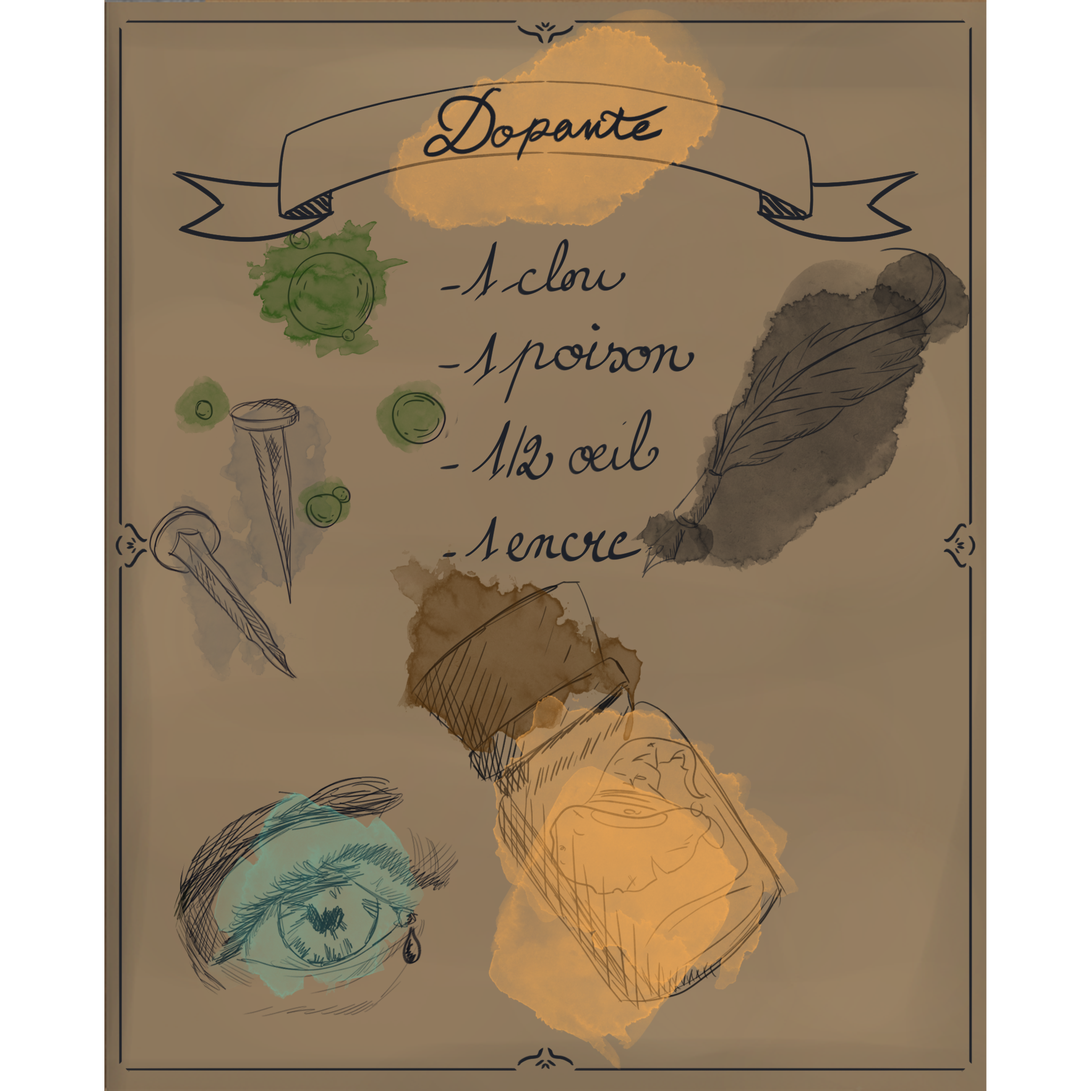
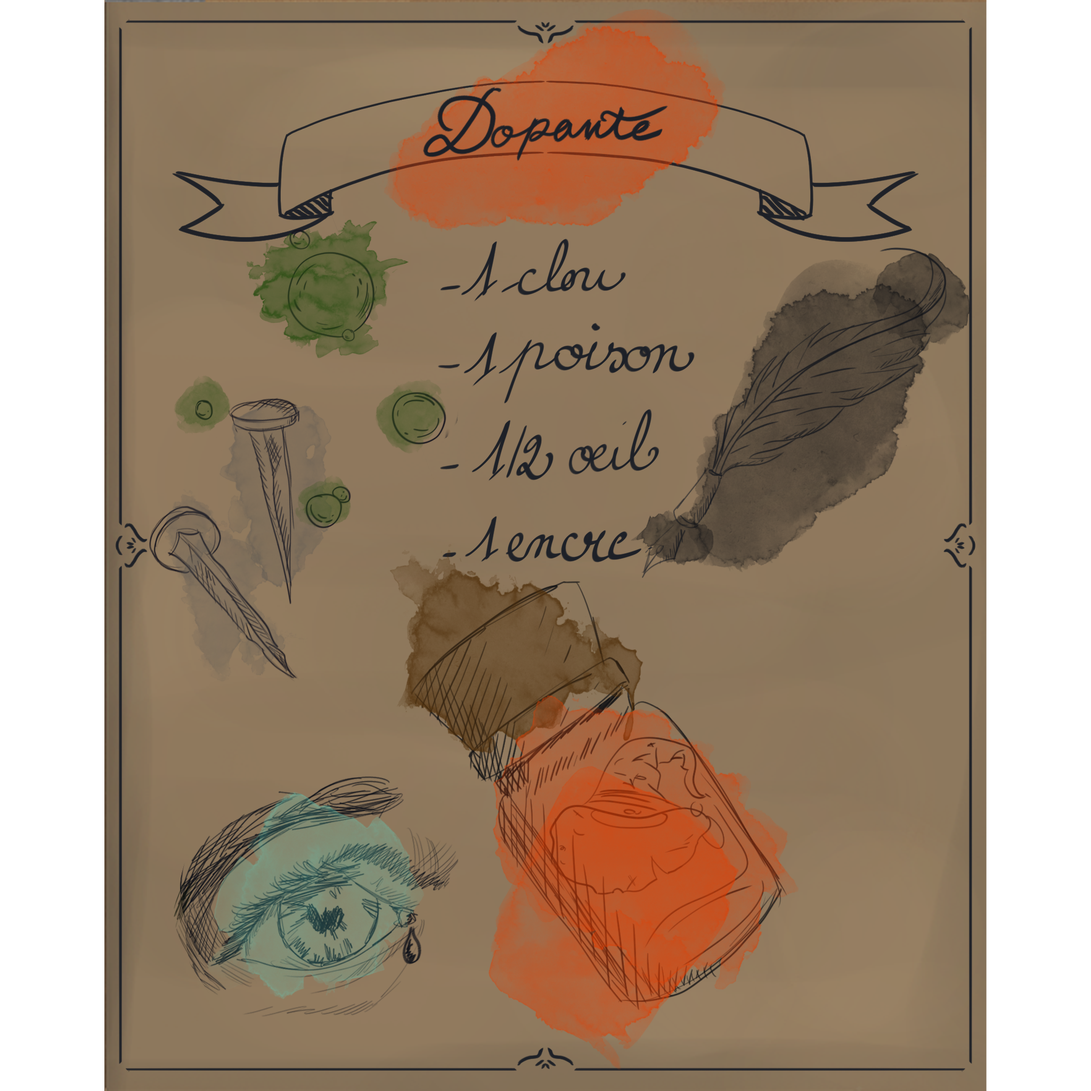
Before/after of a 1091 × 1091 layered artwork. What changed in the layer stack:
painted on "Calque 13" over box(487, 693, 799, 1071)
painted on "Calque 14" over box(379, 9, 727, 232)
